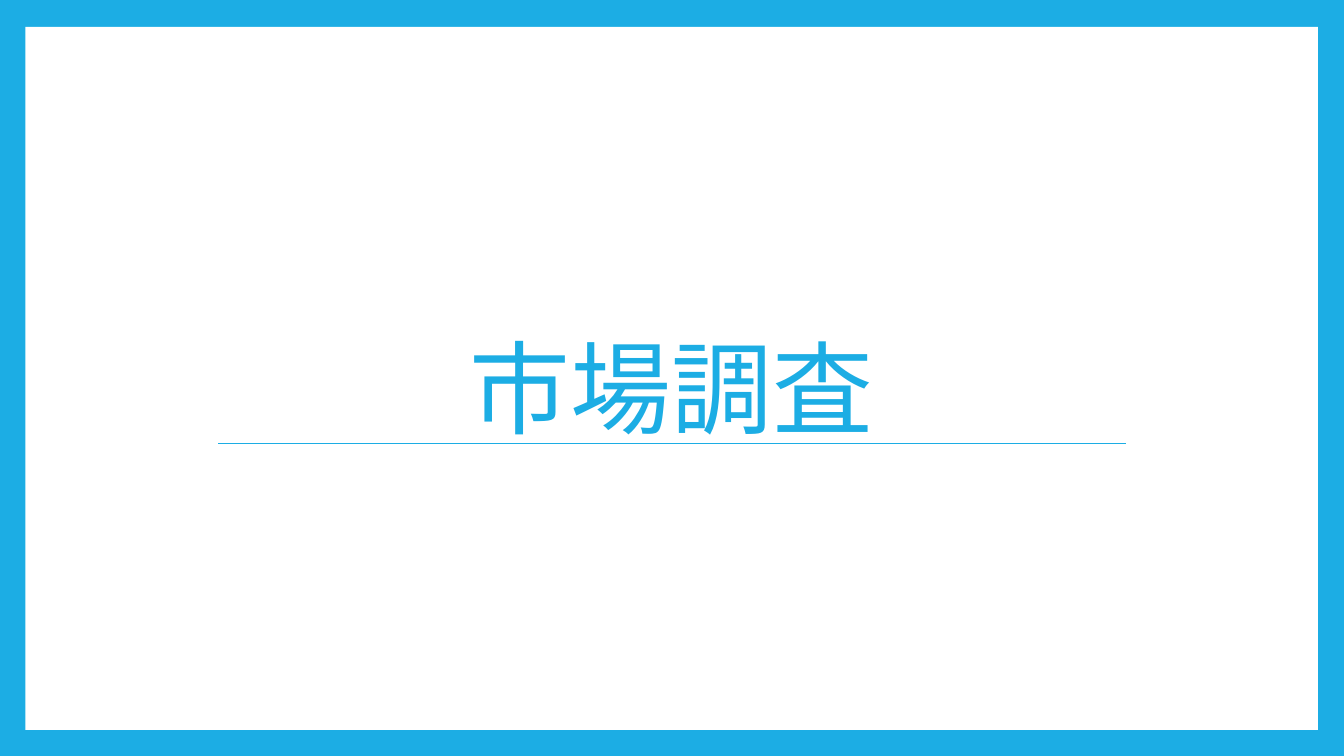
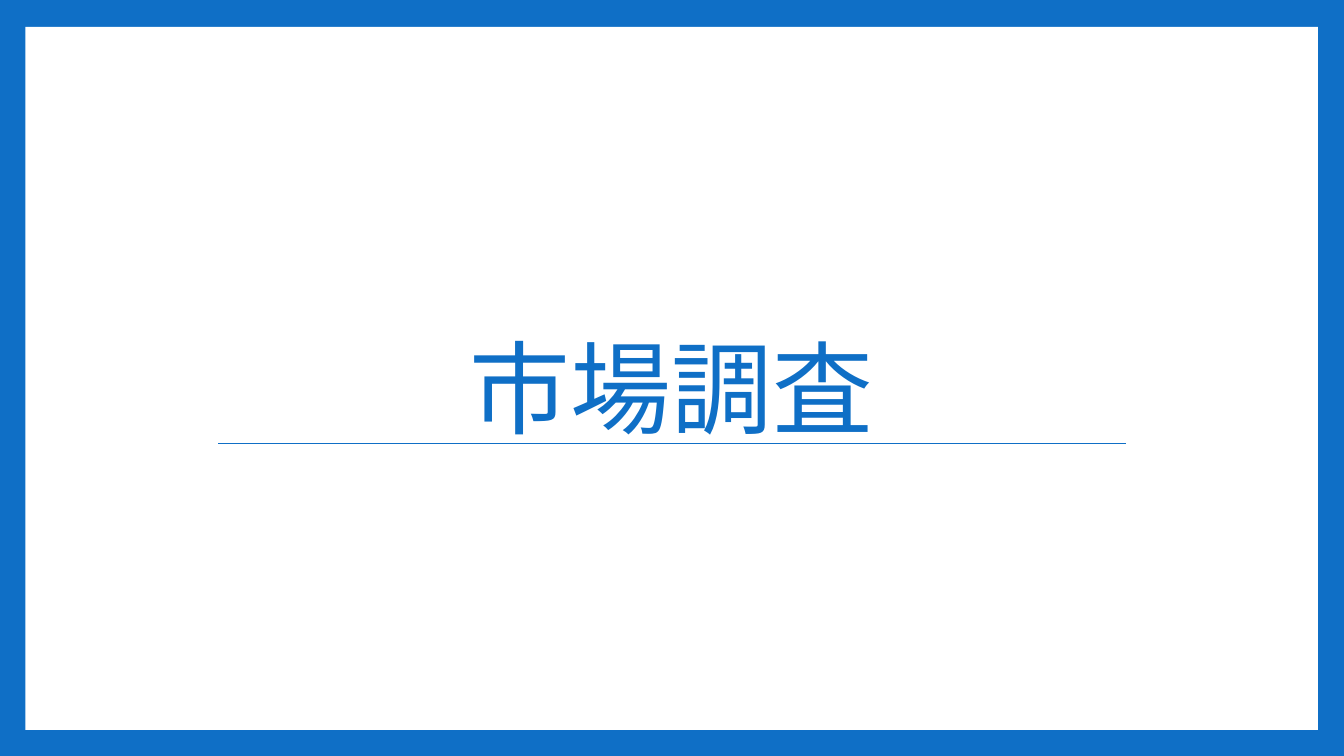
Before and after one commit to Sorarinu/ProjectP2016_F, a slide deck: slide 8 of production-idea/第2回中間発表改定２.pptx. Drawn at 1344x756 pixels with LibreOffice and Linux fonts; fonts in the diff are those of the drawing. Boxes give left, top, right and bottom in pixels: in the first picture for what was removed or moved away, otherwise in the second. Text is boxed around its words. In the diff, an @@ line names an element or a change of style, - is before the commit and + after.

```diff
--- a/production-idea/第2回中間発表改定２.pptx
+++ b/production-idea/第2回中間発表改定２.pptx
@@ background #1CADE4 to #0F6FC6 @@
@@ title "市場調査" at [470, 340, 873, 444]: text colour #1CADE4 to #0F6FC6 @@
@@ line (219, 444) - (1126, 444): stroke #1CADE4 0.79 pt to #0F6FC6 0.79 pt @@
```
Also in this commit, not shown: 14 other slides changed, 2 other files.
